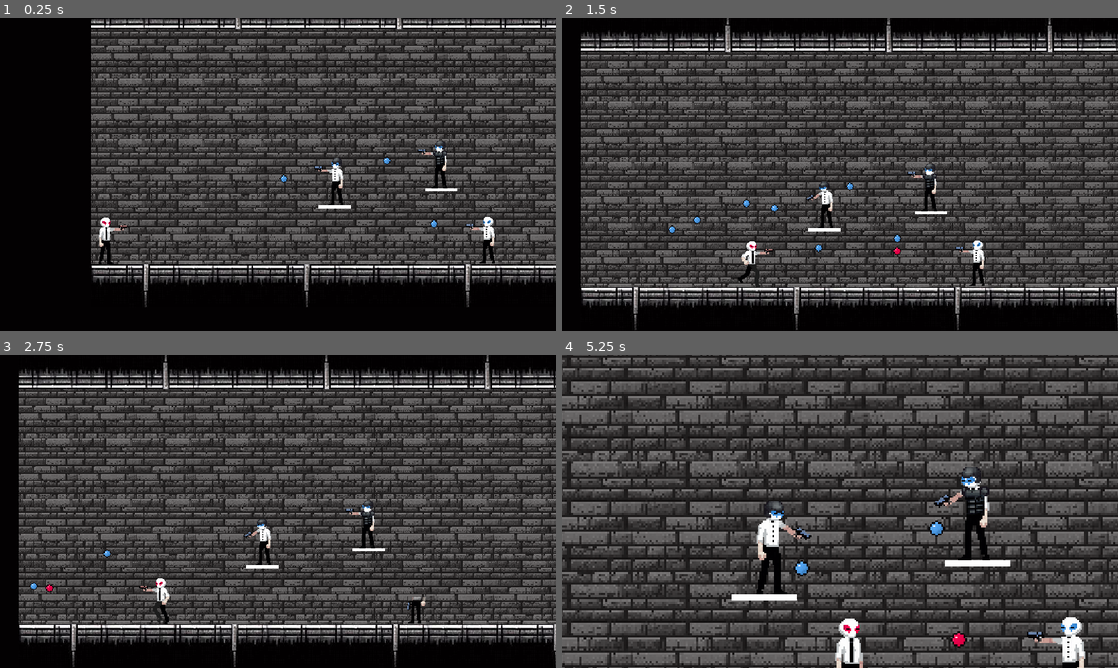
Above: before the commit, frames 1-4 (two rows, left to right).
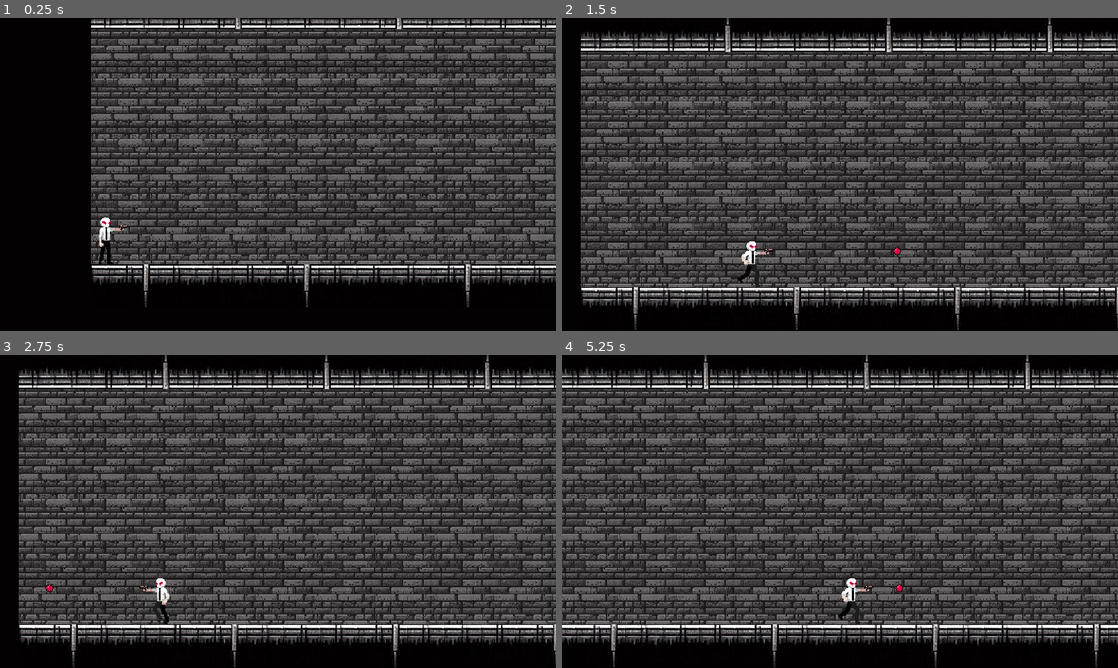
Above: after the commit, the same moments.

Repository: TrueHopolok/gamejam_nsjs
Game: Godot game, scene res://scenes/main.tscn
Two runs of this game, one before a commit and one after it. Both use one fixed random seed, a clock stepped at 60 frames per second and the inputs below.
Inputs:
- Up to frame 1 (0.25 s): no input
- Up to frame 2 (1.5 s): hold K (shot) 0.53-1.28 s; hold D (right) from 0.53 s (still down); tap L (jump) at 0.77 s; tap K (shot) at 1.35 s
- Up to frame 3 (2.75 s): tap L (jump) at 1.52 s; release D (right) at 2.03 s; hold A (left) from 2.03 s (still down); hold K (shot) from 2.03 s (still down)
- Up to frame 4 (5.25 s): release A (left) at 2.78 s; release K (shot) at 2.78 s; hold D (right) 2.78-4.28 s; tap K (shot) at 2.85, 4.35 s; tap L (jump) at 3.02, 3.77, 4.52 s; hold K (shot) 3.53-4.28 s; hold A (left) 4.28-5.03 s; hold D (right) from 5.03 s (still down); hold K (shot) from 5.03 s (still down)

The runs differ from the first frame. In frame 1, 0.9% of the frame differs, in the area x 50-89%, y 39-79%; in frame 2, 1.0%; in frame 3, 0.8%; in frame 4, 66%, in the area x 0-100%, y 0-100%.

Commit message:
scaffoldings and tiles

Diff:
--- a/scenes/main.tscn
+++ b/scenes/main.tscn
@@ -1,15 +1,11 @@
-[gd_scene load_steps=11 format=3 uid="uid://c4slt7q6nlydc"]
+[gd_scene load_steps=7 format=3 uid="uid://c4slt7q6nlydc"]
 
 [ext_resource type="PackedScene" uid="uid://dus7affod732w" path="res://scenes/platforms/platform_static.tscn" id="1_741tv"]
 [ext_resource type="Texture2D" uid="uid://bh18leqmgaq43" path="res://sprites/background/BackMain.png" id="1_e7a14"]
 [ext_resource type="PackedScene" uid="uid://ij7m6pmoy6el" path="res://scenes/player.tscn" id="2_qdpul"]
 [ext_resource type="PackedScene" uid="uid://bcdtbjlbl3168" path="res://scenes/camera_limits/main_camera.tscn" id="3_dervd"]
-[ext_resource type="PackedScene" uid="uid://r5ln5caeihs4" path="res://scenes/platforms/platform_through.tscn" id="3_ge3iy"]
 [ext_resource type="PackedScene" uid="uid://swwegbxkb8g5" path="res://scenes/camera_limits/camera_searcher.tscn" id="6_5dp2s"]
 [ext_resource type="PackedScene" uid="uid://c4y7tdhxvw2ya" path="res://scenes/camera_limits/camera_limits.tscn" id="6_k7y5s"]
-[ext_resource type="PackedScene" uid="uid://dg5p7mrrejob7" path="res://scenes/enemies/enemy_regular.tscn" id="8_i356i"]
-[ext_resource type="PackedScene" uid="uid://w6b0pi78f5so" path="res://scenes/enemies/enemy_helmet.tscn" id="9_6b5vc"]
-[ext_resource type="PackedScene" uid="uid://jpa82ct3bpek" path="res://scenes/enemies/enemy_helmet_kevlar.tscn" id="10_tk6hc"]
 
 [node name="Main" type="Node2D"]
 
@@ -160,8 +156,6 @@
 position = Vector2(-460, 1422.31)
 scale = Vector2(130.419, 0.769231)
 
-[node name="Throughs" type="Node2D" parent="Background"]
-
 [node name="CameraLimits" type="Node2D" parent="Background"]
 
 [node name="Player" parent="." instance=ExtResource("2_qdpul")]
@@ -170,11 +164,9 @@
 [node name="MainCamera" parent="Player" instance=ExtResource("3_dervd")]
 visible = false
 
-[node name="Through" parent="." instance=ExtResource("3_ge3iy")]
-position = Vector2(377, 292)
-
-[node name="Through2" parent="." instance=ExtResource("3_ge3iy")]
-position = Vector2(508, 271)
+[node name="Throughs" type="Node2D" parent="."]
+position = Vector2(2690, 1891)
+scale = Vector2(1.3, 1.3)
 
 [node name="CameraLimits" parent="." instance=ExtResource("6_k7y5s")]
 visible = false
@@ -204,12 +196,3 @@
 position = Vector2(2397, 398)
 scale = Vector2(34.44, 37.28)
 camera_limits = NodePath("../CameraLimits2")
-
-[node name="EnemyBase2" parent="." instance=ExtResource("8_i356i")]
-position = Vector2(566, 329)
-
-[node name="EnemyBase" parent="." instance=ExtResource("9_6b5vc")]
-position = Vector2(380, 258)
-
-[node name="EnemyBase3" parent="." instance=ExtResource("10_tk6hc")]
-position = Vector2(507, 237)
--- a/scenes/platforms/platform_through.tscn
+++ b/scenes/platforms/platform_through.tscn
@@ -11,11 +11,7 @@
 [node name="Through" type="StaticBody2D"]
 script = ExtResource("1_jv4d6")
 
-[node name="ColorRect" type="ColorRect" parent="."]
-offset_left = -20.0
-offset_top = -2.0
-offset_right = 20.0
-offset_bottom = 2.0
+[node name="Sprite2D" type="Sprite2D" parent="."]
 
 [node name="CollisionShape2D" type="CollisionShape2D" parent="."]
 shape = SubResource("RectangleShape2D_s5ky7")
--- /dev/null
+++ b/scenes/platforms/scaffoldings/platform_through_scaffolding_1.tscn
@@ -0,0 +1,18 @@
+[gd_scene load_steps=3 format=3 uid="uid://bleqpbyv7jq0l"]
+
+[ext_resource type="PackedScene" uid="uid://r5ln5caeihs4" path="res://scenes/platforms/platform_through.tscn" id="1_4qgfa"]
+[ext_resource type="Texture2D" uid="uid://dt2kxrhjg6t4t" path="res://sprites/platforms/scaffoldings/scaffolding1.png" id="2_x8ab4"]
+
+[node name="Through" instance=ExtResource("1_4qgfa")]
+
+[node name="Sprite2D" parent="." index="0"]
+scale = Vector2(1.5, 1.5)
+texture = ExtResource("2_x8ab4")
+
+[node name="CollisionShape2D" parent="." index="1"]
+position = Vector2(0, -36)
+scale = Vector2(1.4, 1)
+
+[node name="Area2D" parent="." index="2"]
+position = Vector2(0, -36)
+scale = Vector2(1.4, 1)
--- /dev/null
+++ b/scenes/platforms/scaffoldings/platform_throught_scaffolding_2.tscn
@@ -0,0 +1,18 @@
+[gd_scene load_steps=3 format=3 uid="uid://bshk81afbpav7"]
+
+[ext_resource type="PackedScene" uid="uid://r5ln5caeihs4" path="res://scenes/platforms/platform_through.tscn" id="1_738ib"]
+[ext_resource type="Texture2D" uid="uid://bh4tb71pb4akf" path="res://sprites/platforms/scaffoldings/scaffolding2.png" id="2_pwuot"]
+
+[node name="Through" instance=ExtResource("1_738ib")]
+
+[node name="Sprite2D" parent="." index="0"]
+scale = Vector2(1.5, 1.5)
+texture = ExtResource("2_pwuot")
+
+[node name="CollisionShape2D" parent="." index="1"]
+position = Vector2(0, -36)
+scale = Vector2(1.4, 1)
+
+[node name="Area2D" parent="." index="2"]
+position = Vector2(0, -36)
+scale = Vector2(1.4, 1)
--- /dev/null
+++ b/scenes/platforms/scaffoldings/platform_throught_scaffolding_3.tscn
@@ -0,0 +1,18 @@
+[gd_scene load_steps=3 format=3 uid="uid://br7mrbccmqhv4"]
+
+[ext_resource type="PackedScene" uid="uid://r5ln5caeihs4" path="res://scenes/platforms/platform_through.tscn" id="1_tfbut"]
+[ext_resource type="Texture2D" uid="uid://dc2376lp5uoar" path="res://sprites/platforms/scaffoldings/scaffolding3.png" id="2_vli5n"]
+
+[node name="Through" instance=ExtResource("1_tfbut")]
+
+[node name="Sprite2D" parent="." index="0"]
+scale = Vector2(1.5, 1.5)
+texture = ExtResource("2_vli5n")
+
+[node name="CollisionShape2D" parent="." index="1"]
+position = Vector2(0, -36)
+scale = Vector2(1.4, 1)
+
+[node name="Area2D" parent="." index="2"]
+position = Vector2(0, -36)
+scale = Vector2(1.4, 1)
--- /dev/null
+++ b/scenes/platforms/tiles/platform_throught_tile_1.tscn
@@ -0,0 +1,18 @@
+[gd_scene load_steps=3 format=3 uid="uid://q7b7qtb7efx3"]
+
+[ext_resource type="PackedScene" uid="uid://r5ln5caeihs4" path="res://scenes/platforms/platform_through.tscn" id="1_raqyd"]
+[ext_resource type="Texture2D" uid="uid://cjthcdncyuny7" path="res://sprites/platforms/tiles/Tiles1.png" id="2_3qrjs"]
+
+[node name="Through" instance=ExtResource("1_raqyd")]
+
+[node name="Sprite2D" parent="." index="0"]
+scale = Vector2(1.5, 1.5)
+texture = ExtResource("2_3qrjs")
+
+[node name="CollisionShape2D" parent="." index="1"]
+position = Vector2(0, -9)
+scale = Vector2(1.4, 1)
+
+[node name="Area2D" parent="." index="2"]
+position = Vector2(0, -9)
+scale = Vector2(1.4, 1)
--- /dev/null
+++ b/scenes/platforms/tiles/platform_throught_tile_2.tscn
@@ -0,0 +1,18 @@
+[gd_scene load_steps=3 format=3 uid="uid://d3nfubyrubffv"]
+
+[ext_resource type="PackedScene" uid="uid://r5ln5caeihs4" path="res://scenes/platforms/platform_through.tscn" id="1_7w2xq"]
+[ext_resource type="Texture2D" uid="uid://c558f38w7lu5k" path="res://sprites/platforms/tiles/Tiles2.png" id="2_l7dr7"]
+
+[node name="Through" instance=ExtResource("1_7w2xq")]
+
+[node name="Sprite2D" parent="." index="0"]
+scale = Vector2(1.5, 1.5)
+texture = ExtResource("2_l7dr7")
+
+[node name="CollisionShape2D" parent="." index="1"]
+position = Vector2(0, -9)
+scale = Vector2(2.5, 1)
+
+[node name="Area2D" parent="." index="2"]
+position = Vector2(0, -9)
+scale = Vector2(2.5, 1)
--- /dev/null
+++ b/scenes/platforms/tiles/platform_throught_tile_3.tscn
@@ -0,0 +1,18 @@
+[gd_scene load_steps=3 format=3 uid="uid://iqqamnl8ipm5"]
+
+[ext_resource type="PackedScene" uid="uid://r5ln5caeihs4" path="res://scenes/platforms/platform_through.tscn" id="1_ggdik"]
+[ext_resource type="Texture2D" uid="uid://3jff80ehykdt" path="res://sprites/platforms/tiles/Tiles3.png" id="2_eirj6"]
+
+[node name="Through" instance=ExtResource("1_ggdik")]
+
+[node name="Sprite2D" parent="." index="0"]
+scale = Vector2(1.5, 1.5)
+texture = ExtResource("2_eirj6")
+
+[node name="CollisionShape2D" parent="." index="1"]
+position = Vector2(0, -9)
+scale = Vector2(3.6, 1)
+
+[node name="Area2D" parent="." index="2"]
+position = Vector2(0, -9)
+scale = Vector2(3.6, 1)
--- /dev/null
+++ b/scenes/platforms/tiles/platform_throught_tile_4.tscn
@@ -0,0 +1,18 @@
+[gd_scene load_steps=3 format=3 uid="uid://d1bobtlj74vo0"]
+
+[ext_resource type="PackedScene" uid="uid://r5ln5caeihs4" path="res://scenes/platforms/platform_through.tscn" id="1_0tuql"]
+[ext_resource type="Texture2D" uid="uid://dl432hhgcoj3s" path="res://sprites/platforms/tiles/Tiles4.png" id="2_ay82f"]
+
+[node name="Through" instance=ExtResource("1_0tuql")]
+
+[node name="Sprite2D" parent="." index="0"]
+scale = Vector2(1.5, 1.5)
+texture = ExtResource("2_ay82f")
+
+[node name="CollisionShape2D" parent="." index="1"]
+position = Vector2(0, -9)
+scale = Vector2(4.7, 1)
+
+[node name="Area2D" parent="." index="2"]
+position = Vector2(0, -9)
+scale = Vector2(4.7, 1)
--- /dev/null
+++ b/scenes/platforms/tiles/platform_throught_tile_5.tscn
@@ -0,0 +1,18 @@
+[gd_scene load_steps=3 format=3 uid="uid://dbg7kq0lv2tw5"]
+
+[ext_resource type="PackedScene" uid="uid://r5ln5caeihs4" path="res://scenes/platforms/platform_through.tscn" id="1_qhcw0"]
+[ext_resource type="Texture2D" uid="uid://g03pawe3wgcd" path="res://sprites/platforms/tiles/Tiles5.png" id="2_ddbln"]
+
+[node name="Through" instance=ExtResource("1_qhcw0")]
+
+[node name="Sprite2D" parent="." index="0"]
+scale = Vector2(1.5, 1.5)
+texture = ExtResource("2_ddbln")
+
+[node name="CollisionShape2D" parent="." index="1"]
+position = Vector2(0, -9)
+scale = Vector2(5.75, 1)
+
+[node name="Area2D" parent="." index="2"]
+position = Vector2(0, -9)
+scale = Vector2(5.75, 1)
Binary file added: sprites/platforms/scaffoldings/scaffolding1.png
Not shown, added: sprites/platforms/scaffoldings/scaffolding1.png.import
Binary file added: sprites/platforms/scaffoldings/scaffolding2.png
Not shown, added: sprites/platforms/scaffoldings/scaffolding2.png.import
Binary file added: sprites/platforms/scaffoldings/scaffolding3.png
Not shown, added: sprites/platforms/scaffoldings/scaffolding3.png.import
Binary file added: sprites/platforms/tiles/Tiles1.png
Not shown, added: sprites/platforms/tiles/Tiles1.png.import
Binary file added: sprites/platforms/tiles/Tiles2.png
Not shown, added: sprites/platforms/tiles/Tiles2.png.import
Binary file added: sprites/platforms/tiles/Tiles3.png
Not shown, added: sprites/platforms/tiles/Tiles3.png.import
(and 4 more such lines)
